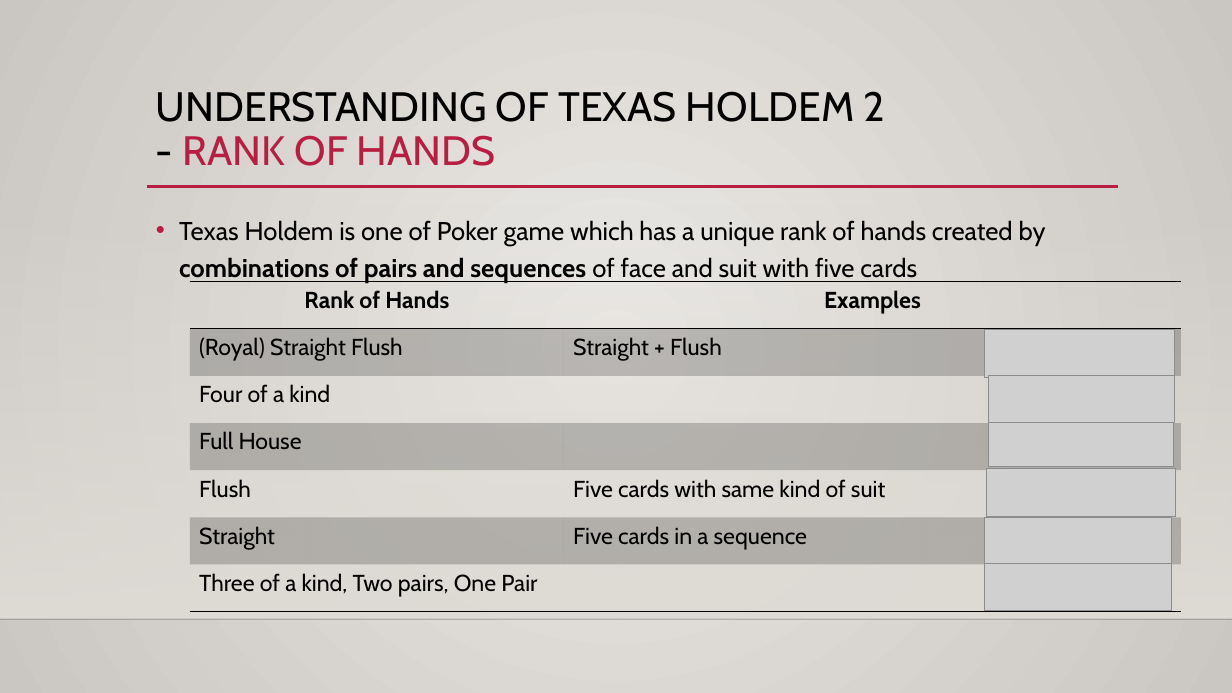
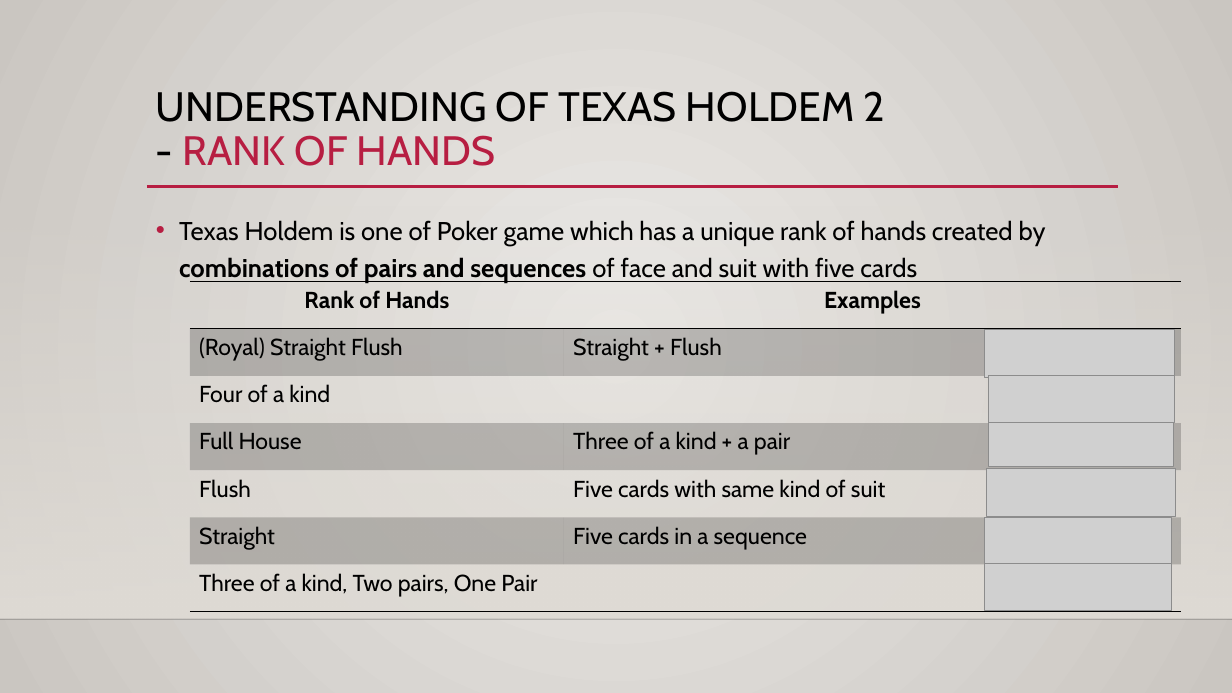
Before and after one commit to bl2746750/LeeByoungmo_CIS_17b_47697, a slide deck: slide 5 of Proj/Texas holdem.pptx. Drawn at 1232x693 pixels with LibreOffice and Linux fonts; fonts in the diff are those of the drawing; grey boxes stand for pictures; background and template pictures are left out. Boxes give left, top, right and bottom in pixels: in the first picture for what was removed or moved away, otherwise in the second. Text is boxed around its words. In the diff, an @@ line names an element or a change of style, - is before the commit and + after.

```diff
--- a/Proj/Texas holdem.pptx
+++ b/Proj/Texas holdem.pptx
@@ table at bbox=[190, 282, 1182, 612] @@
-row 4, column 2: 
+row 4, column 2: Three of a kind + a pair
```
Also in this commit, not shown: 7 other slides changed, 3 other files.
